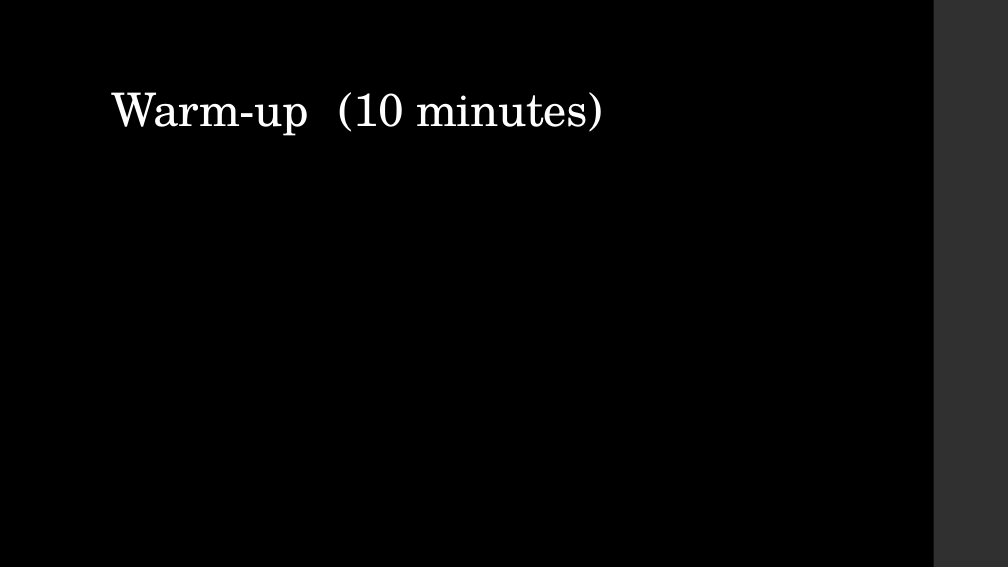
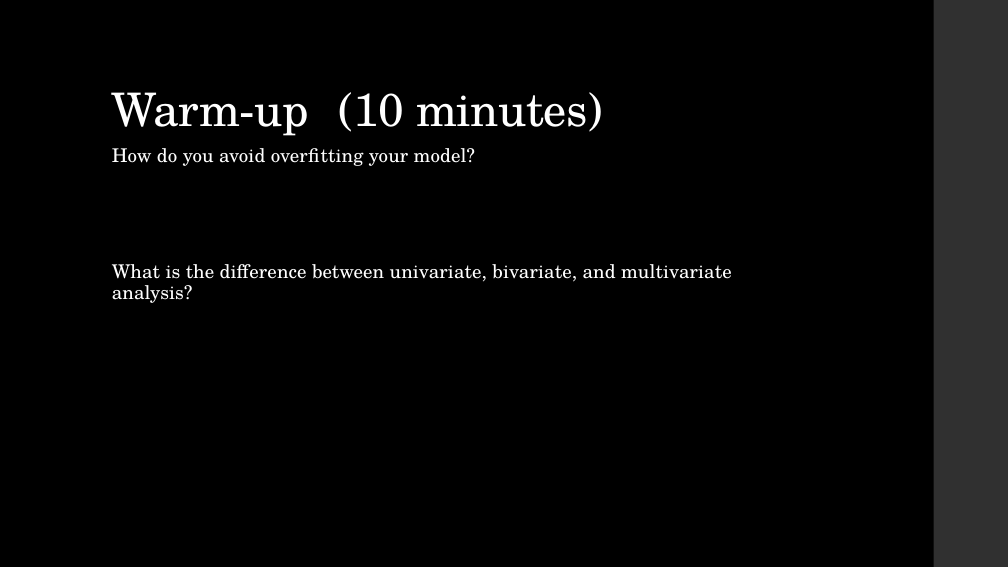
Before and after one commit to LaunchCoderGirlSTL/Data-Science-Assignments, a slide deck: slide 2 of course_material/week_20/week_20_presentation.pptx. Drawn at 1008x567 pixels with LibreOffice and Linux fonts; fonts in the diff are those of the drawing. Boxes give left, top, right and bottom in pixels: in the first picture for what was removed or moved away, otherwise in the second. Text is boxed around its words. In the diff, an @@ line names an element or a change of style, - is before the commit and + after.

```diff
--- a/course_material/week_20/week_20_presentation.pptx
+++ b/course_material/week_20/week_20_presentation.pptx
@@ text added at bbox=[112, 148, 732, 303], 18 pt, text #FFFFFF @@
+How do you avoid overfitting your model?
+What is the difference between univariate, bivariate, and multivariate analysis?
```
Also in this commit, not shown: 2 other slides changed, 3 slides added, 2 other files.
